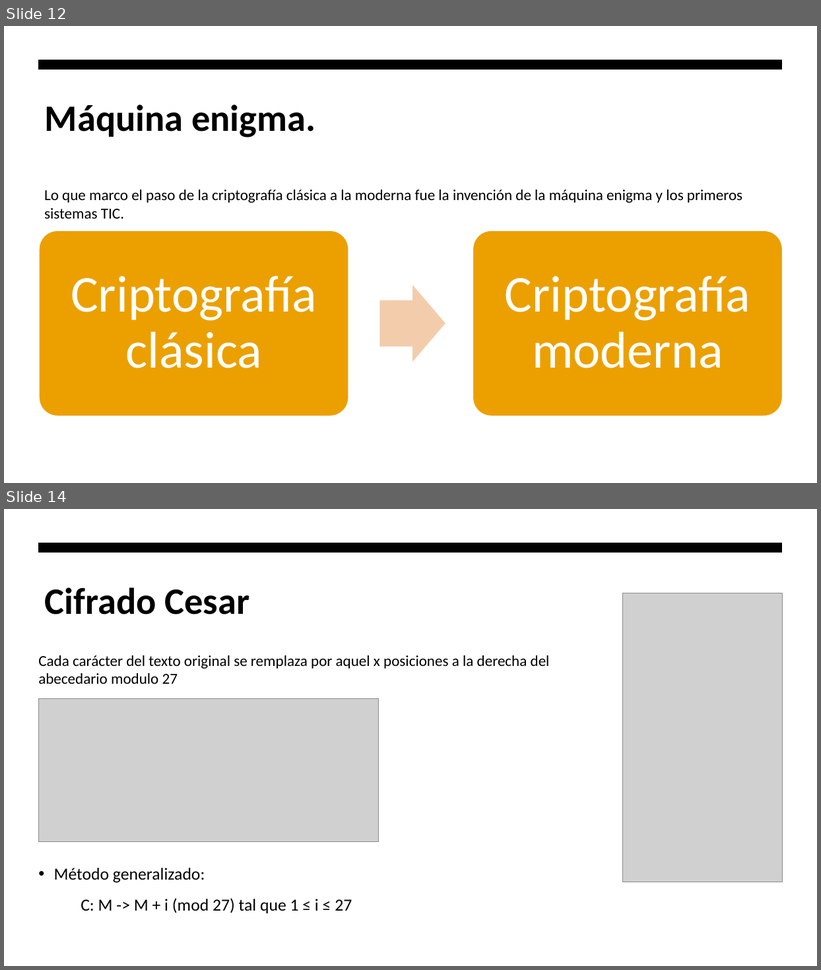
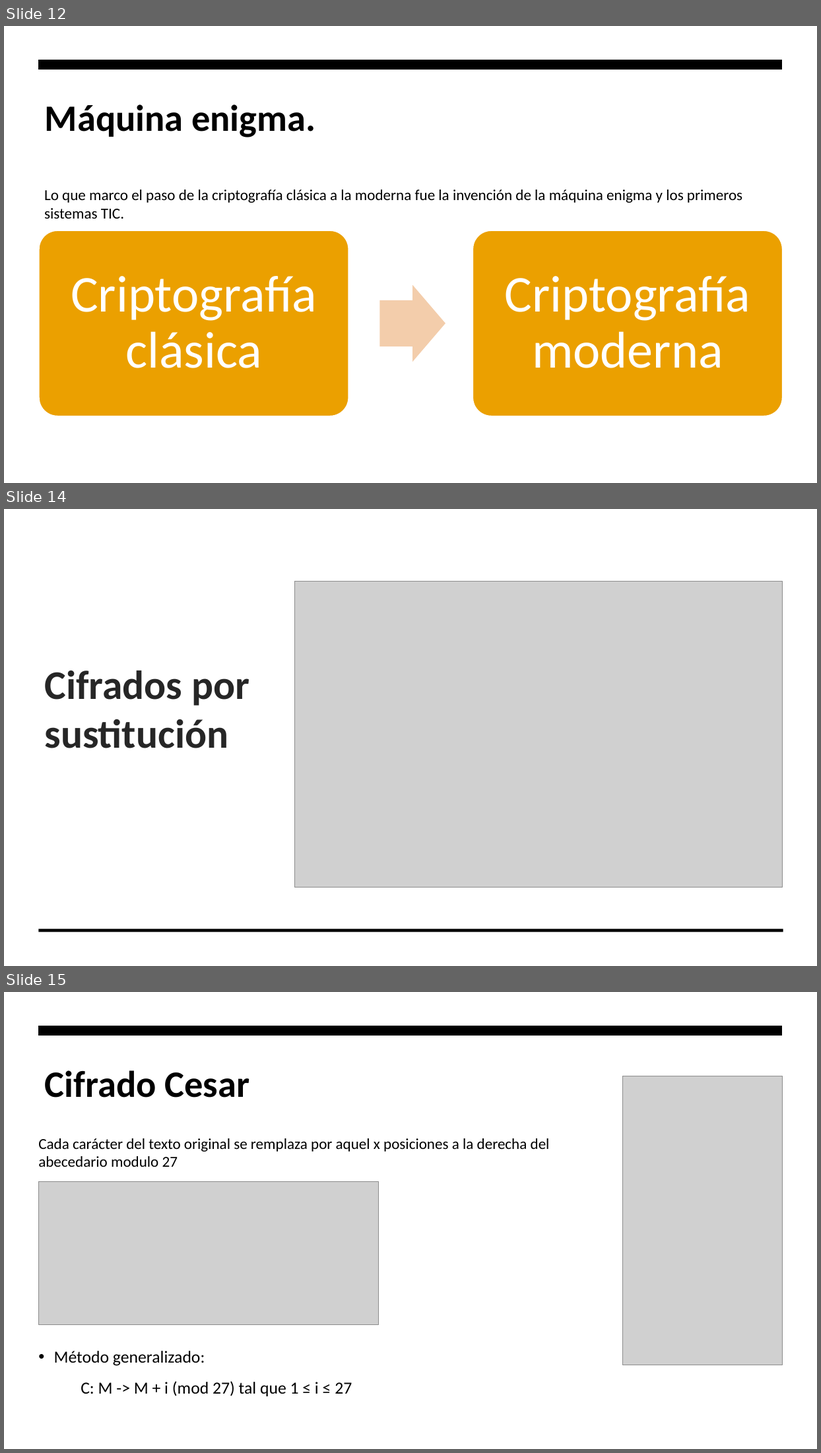
Before and after one commit to hombrefrustrado/criptografia-presentaci-n, a slide deck: criptografía teorica.pptx. Shown one above the other, each under a label of ours: slides 12 and 14 before the commit, slides 12, 14 and 15 after it; the slides between them are not shown. The pictures are 821x970 and 821x1453 pixels, drawn with LibreOffice and Linux fonts; fonts in the diff are those of the drawing; grey boxes stand for pictures. Boxes give left, top, right and bottom in pixels: in the first picture for what was removed or moved away, otherwise in the second. Text is boxed around its words. In the diff, an @@ line names an element or a change of style, - is before the commit and + after.

```diff
--- a/criptografía teorica.pptx
+++ b/criptografía teorica.pptx
@@ slide 14 added at (x1=4, y1=509, x2=817, y2=966), background #FFFFFF @@
@@ rectangle added at (x1=4, y1=509, x2=817, y2=966), fill #FFFFFF @@
@@ picture added at (x1=295, y1=582, x2=783, y2=888) @@
@@ title added at (x1=45, y1=670, x2=250, y2=749), 48 pt, text #262626, bold @@
+Cifrados por sustitución
@@ freeform shape added at (x1=39, y1=929, x2=783, y2=932), fill #000000 @@
@@ what was slide 14 is now slide 15 @@
```
Also in this commit, not shown: 4 slides changed, 5 other slides added, 2 slides removed, 3 other files.
